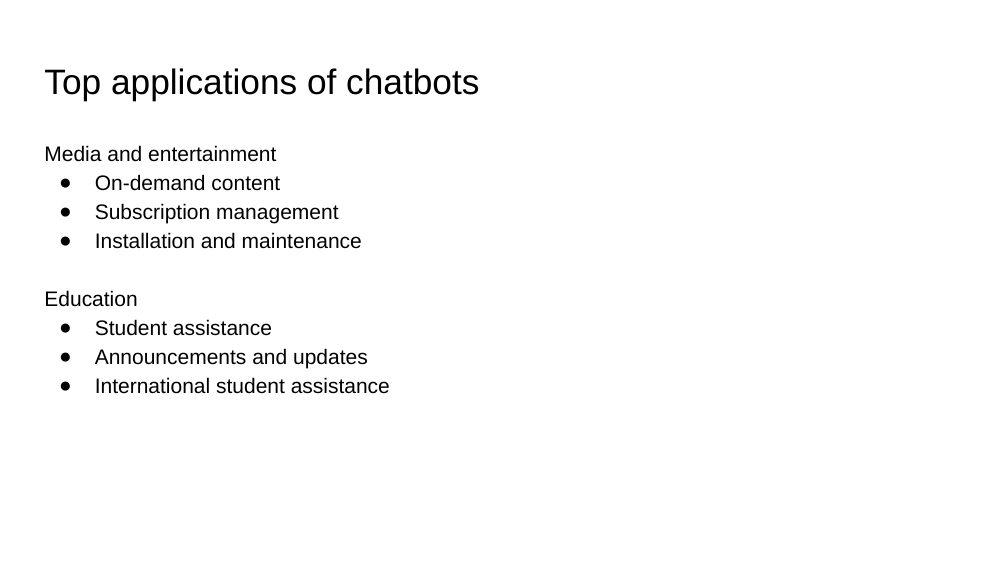
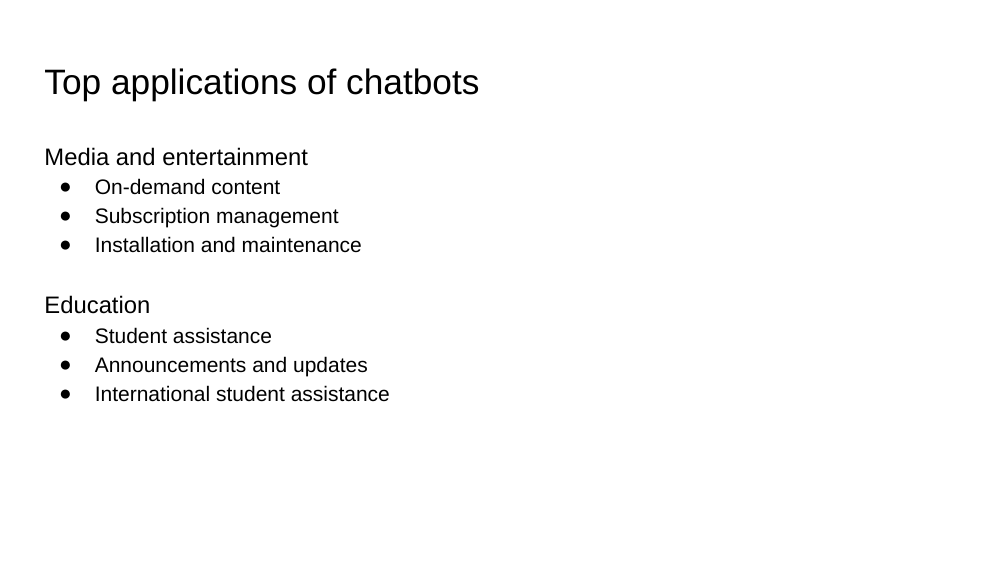
Before and after one commit to saurabhjojare/Chatbot-Response-System, a slide deck: slide 6 of Chatbot Response System.pptx. Drawn at 1008x567 pixels with LibreOffice and Linux fonts; fonts in the diff are those of the drawing. Boxes give left, top, right and bottom in pixels: in the first picture for what was removed or moved away, otherwise in the second. Text is boxed around its words. In the diff, an @@ line names an element or a change of style, - is before the commit and + after.

```diff
--- a/Chatbot Response System.pptx
+++ b/Chatbot Response System.pptx
@@ text at bbox=[44, 147, 308, 314]: size 15 to 17 pt in "Media and entertainment", "Education" @@
```
Also in this commit, not shown: 7 other slides changed.
